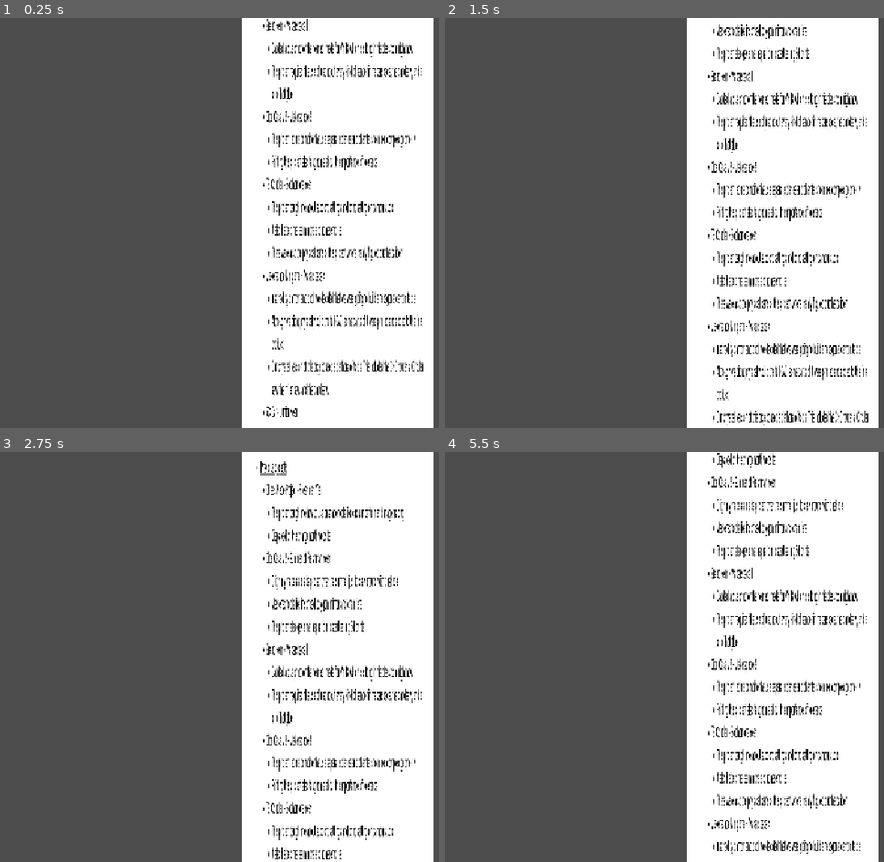
Above: before the commit, frames 1-4 (two rows, left to right).
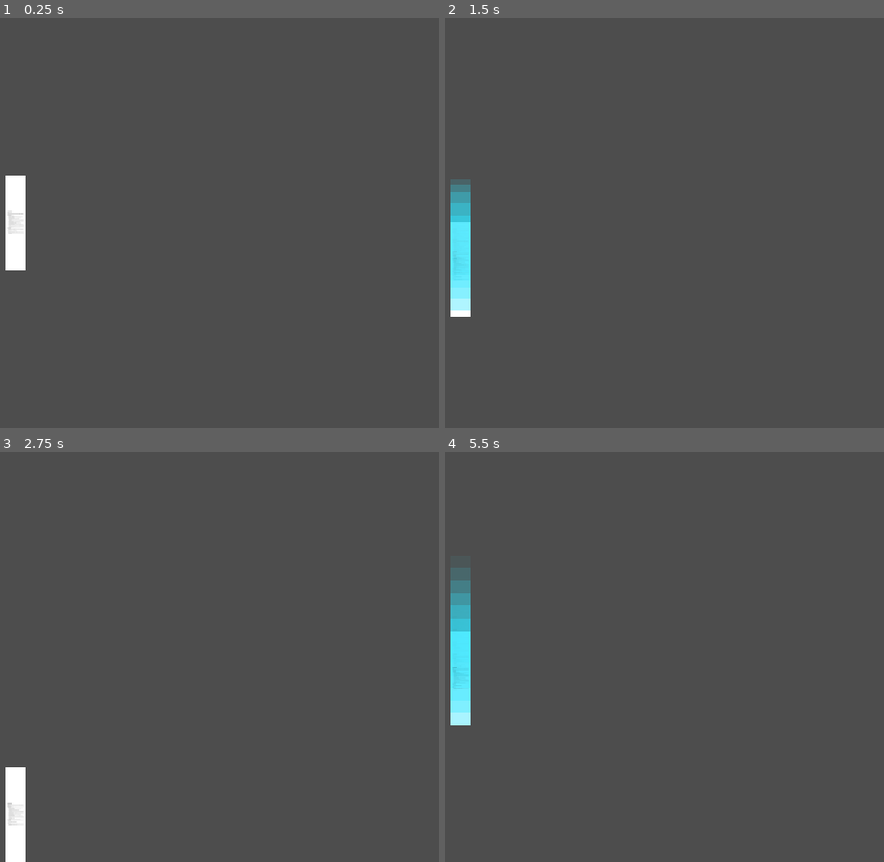
Above: after the commit, the same moments.

Repository: lihan-real/HackclubHavenADL
Game: Godot game, scene res://node_2d.tscn
The game is run twice, just before and just after one commit, with the same random seed, the same clock (stepped at 60 frames per second) and the same inputs.
Inputs:
- Up to frame 1 (0.25 s): no input
- Up to frame 2 (1.5 s): tap Enter at 0.5 s; hold Right (ui_right) 0.53-1.28 s; tap Space at 1.25 s; hold S (down) from 1.28 s (still down)
- Up to frame 3 (2.75 s): release S (down) at 2.03 s; hold Right (ui_right) from 2.03 s (still down)
- Up to frame 4 (5.5 s): tap Enter at 2.75, 5 s; release Right (ui_right) at 2.78 s; hold W (up) 2.78-3.53 s; hold Left (ui_left) 3.53-5.03 s; tap Space at 4.25 s; hold S (down) from 5.03 s (still down)

The runs differ from the first frame. In frame 1, 44% of the frame differs, in the area x 1-99%, y 0-100%; in frame 2, 44%; in frame 3, 44%; in frame 4, 45%.

Commit message:
Add files via upload

Diff:
--- a/node_2d.tscn
+++ b/node_2d.tscn
@@ -4,19 +4,17 @@
 [ext_resource type="Texture2D" uid="uid://wu6p361ym2jm" path="res://Resume.png" id="2_epypp"]
 
 [sub_resource type="RectangleShape2D" id="RectangleShape2D_utm2n"]
-size = Vector2(293, 2008)
+size = Vector2(30, 150)
 
 [node name="Node2D" type="Node2D" unique_id=627393634]
-position = Vector2(1175, 287)
 
 [node name="player" type="CharacterBody2D" parent="." unique_id=1873496092]
+position = Vector2(60, 324)
 script = ExtResource("1_0e48y")
 
 [node name="Sprite2D" type="Sprite2D" parent="player" unique_id=736299776]
-position = Vector2(-621.75, 0)
-scale = Vector2(0.19514559, 1)
+scale = Vector2(0.0194, 0.075)
 texture = ExtResource("2_epypp")
 
 [node name="CollisionShape2D" type="CollisionShape2D" parent="player" unique_id=1484725846]
-position = Vector2(-625.5, -5)
 shape = SubResource("RectangleShape2D_utm2n")
--- a/player.gd
+++ b/player.gd
@@ -1,7 +1,76 @@
 extends CharacterBody2D
-var score = 0
-func _physics_process(delta):
-	var input_direction = Input.get_vector("ui_left","ui_right","up","down")
-	velocity = input_direction * 400
+
+enum PaddleSide { LEFT, RIGHT }
+@export var side: PaddleSide = PaddleSide.LEFT
+@export var edge_margin: float = 30.0
+@export var paddle_size: Vector2 = Vector2(30, 150)
+@export var max_speed: float = 600.0
+@export var acceleration: float = 3500.0
+@export var friction: float = 4500.0
+@export var trail_color: Color = Color(0.2, 0.9, 1.0, 0.45)
+
+var score: int = 0
+var trail_timer: float = 0.0
+
+@onready var sprite: Sprite2D = $Sprite2D
+@onready var collision: CollisionShape2D = $CollisionShape2D
+
+
+func _ready() -> void:
+	var new_shape = RectangleShape2D.new()
+	new_shape.size = paddle_size
+	collision.shape = new_shape
+	collision.position = Vector2.ZERO
+	sprite.position = Vector2.ZERO
+	sprite.scale = paddle_size / sprite.texture.get_size()
+
+	var half_width = paddle_size.x / 2
+	var screen_width = get_viewport_rect().size.x
+	global_position.y = get_viewport_rect().size.y / 2
+	if side == PaddleSide.LEFT:
+		global_position.x = edge_margin + half_width
+	else:
+		global_position.x = screen_width - edge_margin - half_width
+
+
+func _physics_process(delta: float) -> void:
+	var direction = Input.get_axis("up", "down")
+
+	if direction != 0:
+		velocity.y = move_toward(velocity.y, direction * max_speed, acceleration * delta)
+	else:
+		velocity.y = move_toward(velocity.y, 0, friction * delta)
 	velocity.x = 0
+
 	move_and_slide()
+
+	var half_height = paddle_size.y / 2
+	var screen_height = get_viewport_rect().size.y
+	global_position.y = clamp(global_position.y, half_height, screen_height - half_height)
+
+	trail_timer -= delta
+	if abs(velocity.y) > 150 and trail_timer <= 0:
+		trail_timer = 0.03
+		make_trail()
+
+
+func make_trail() -> void:
+	var ghost = Sprite2D.new()
+	ghost.texture = sprite.texture
+	get_parent().add_child(ghost)
+	ghost.global_transform = sprite.global_transform
+	ghost.modulate = trail_color
+
+	var tween = ghost.create_tween()
+	tween.tween_property(ghost, "modulate:a", 0.0, 0.25)
+	tween.tween_callback(ghost.queue_free)
+
+
+func hit() -> void:
+	sprite.modulate = Color(2, 2, 2)
+	var tween = create_tween()
+	tween.tween_property(sprite, "modulate", Color.WHITE, 0.2)
+
+
+func add_score() -> void:
+	score += 1
--- a/player.tscn
+++ b/player.tscn
@@ -1,19 +1,18 @@
 [gd_scene format=3 uid="uid://b4v2etk3qvqyw"]
 
-[ext_resource type="Script" uid="uid://ddcshtcmu0fv2" path="res://player.gd" id="1_onrkg"]
-[ext_resource type="Texture2D" uid="uid://wu6p361ym2jm" path="res://Resume.png" id="2_i3pqv"]
+[ext_resource type="Script" uid="uid://euxdjf78qvdd" path="res://player.gd" id="1_onrkg"]
+[ext_resource type="Texture2D" uid="uid://cw4equvmcct3k" path="res://Resume.png" id="2_i3pqv"]
 
 [sub_resource type="RectangleShape2D" id="RectangleShape2D_utm2n"]
-size = Vector2(293, 2008)
+size = Vector2(30, 150)
 
 [node name="player" type="CharacterBody2D" unique_id=691133091]
 script = ExtResource("1_onrkg")
 
 [node name="Sprite2D" type="Sprite2D" parent="." unique_id=1831368424]
-position = Vector2(-621.75, 0)
-scale = Vector2(0.19514559, 1)
+scale = Vector2(0.0194, 0.075)
 texture = ExtResource("2_i3pqv")
 
 [node name="CollisionShape2D" type="CollisionShape2D" parent="." unique_id=1690314859]
-position = Vector2(-625.5, -5)
+position = Vector2(70, 123)
 shape = SubResource("RectangleShape2D_utm2n")
Binary file changed: Resume.png
Not shown, changed: Resume.png.import
Not shown, changed: player.gd.uid
